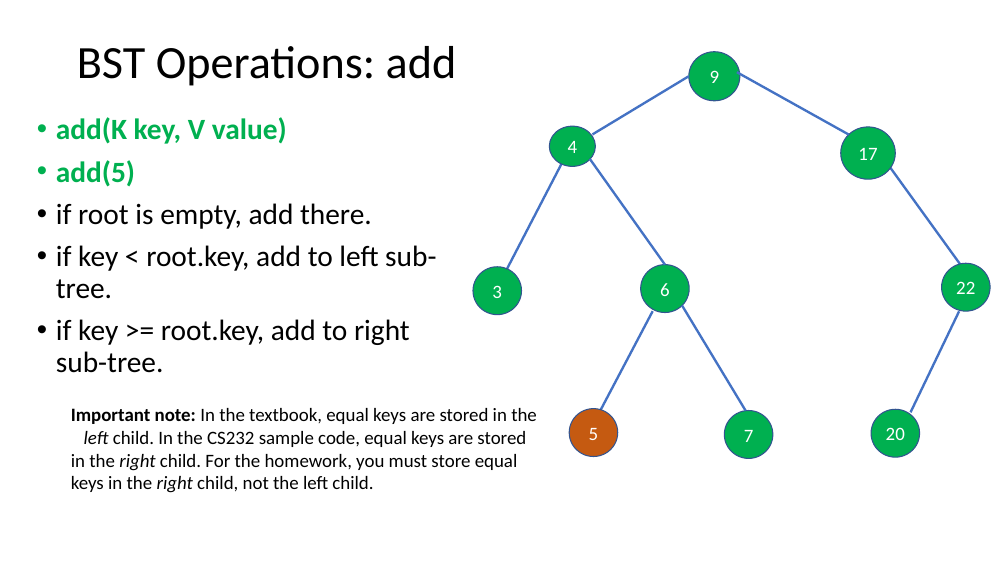
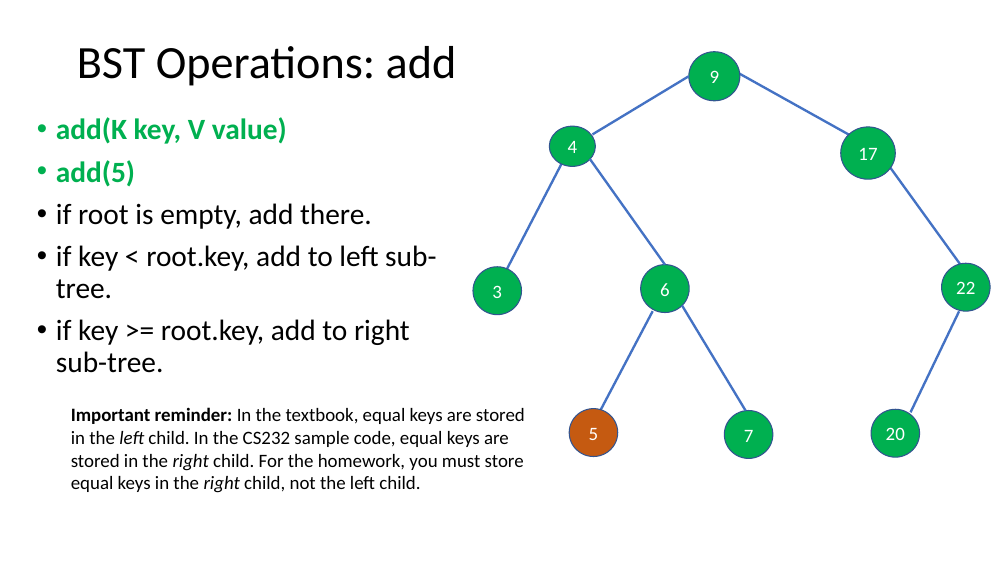
Before and after one commit to dickinson-comp232-fall22/dickinson-comp232-fall22.github.io, a slide deck: slide 6 of resources/class13/class13-BSTs.pptx (slide 4 before the commit). Drawn at 1008x567 pixels with LibreOffice and Linux fonts; fonts in the diff are those of the drawing. Boxes give left, top, right and bottom in pixels: in the first picture for what was removed or moved away, otherwise in the second. Text is boxed around its words. In the diff, an @@ line names an element or a change of style, - is before the commit and + after.

```diff
--- a/resources/class13/class13-BSTs.pptx
+++ b/resources/class13/class13-BSTs.pptx
@@ text at <box>71,407,525,493</box>: text changed @@
-Important note: In the textbook, equal keys are stored in the left child. In the CS232 sample code, equal keys are stored in the right child. For the homework, you must store equal keys in the right child, not the left child.
+Important reminder: In the textbook, equal keys are stored in the left child. In the CS232 sample code, equal keys are stored in the right child. For the homework, you must store equal keys in the right child, not the left child.
```
Also in this commit, not shown: 8 other slides changed, 2 slides added, 1 other file.
